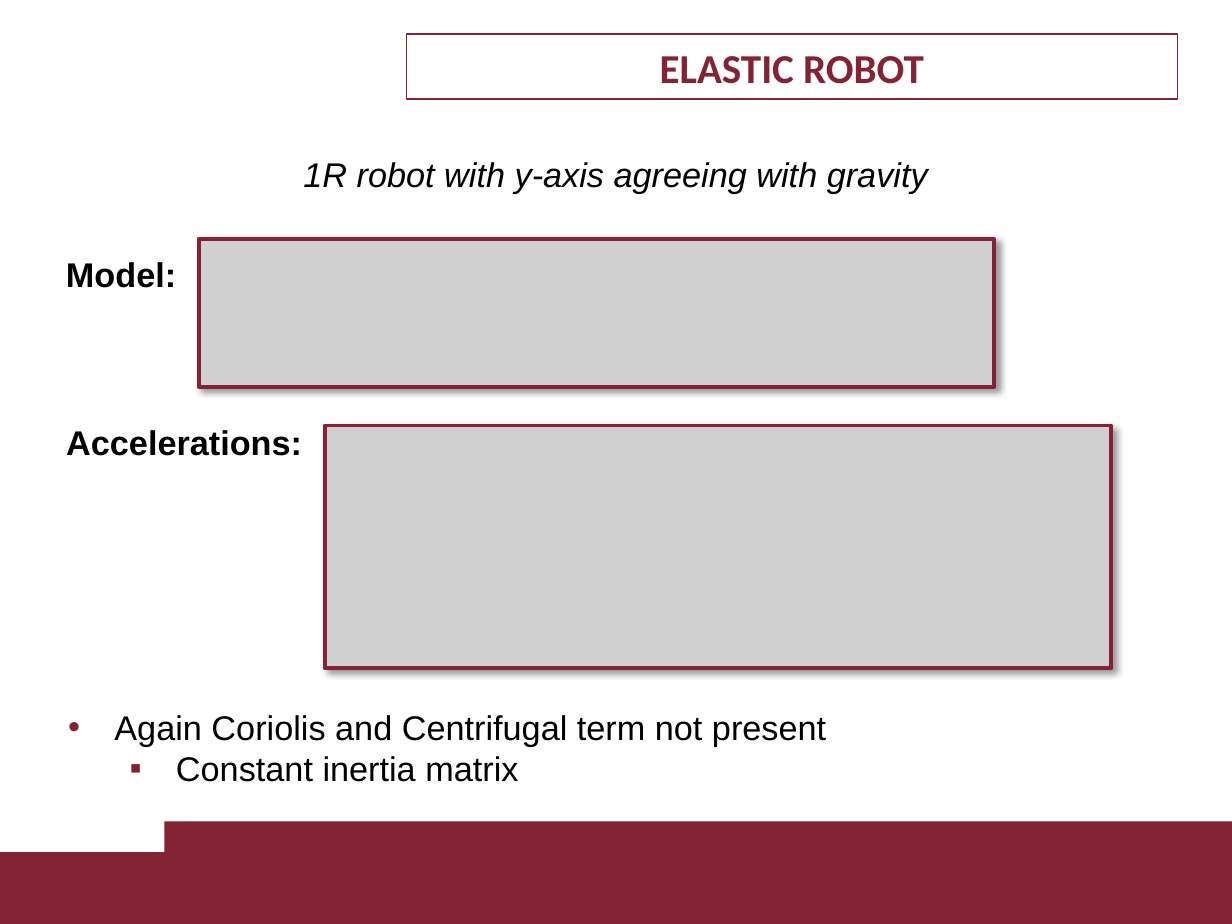
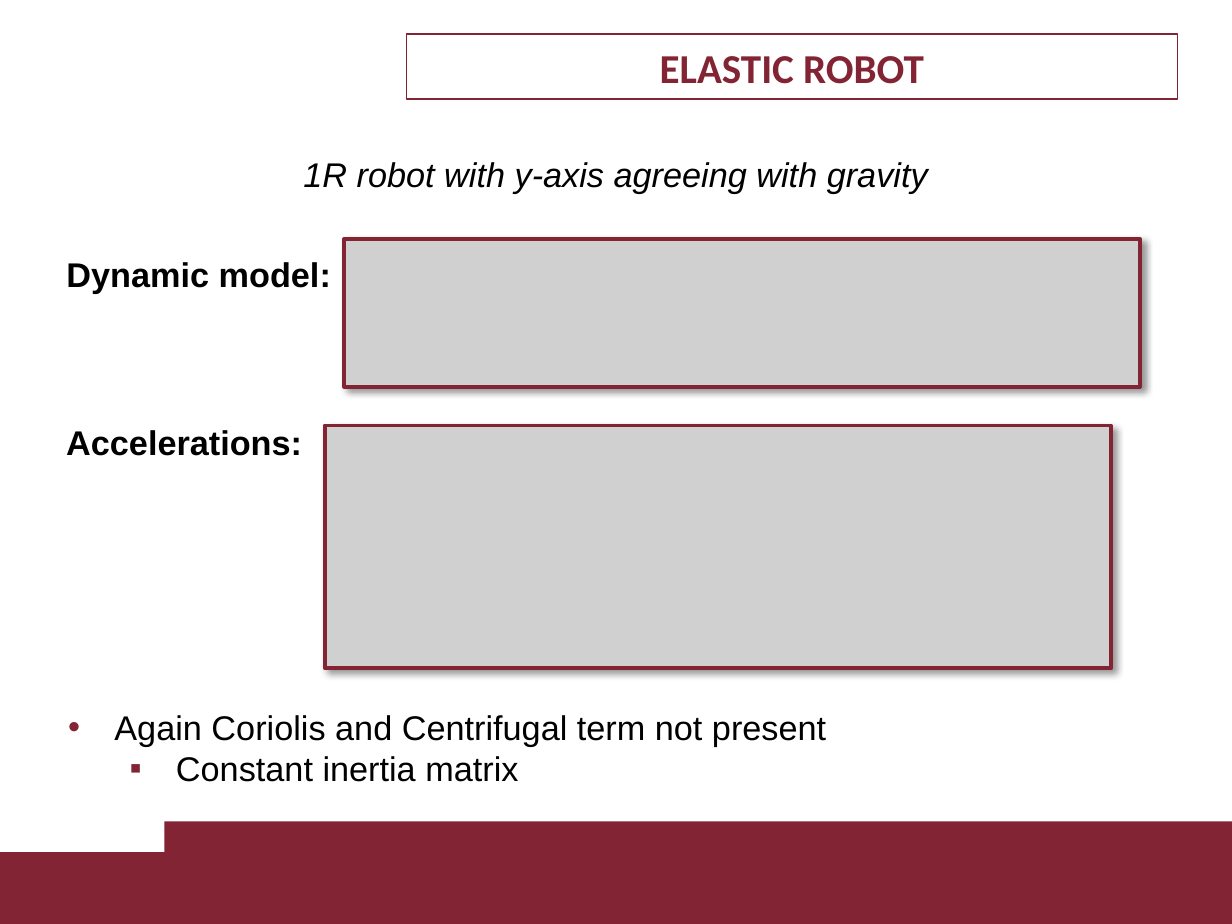
Before and after one commit to LorCir28/lagrangian_neural_network_with_PDcontroller_gravity_cancellation, a slide deck: slide 6 of presentation/1895955_1884561.pptx. Drawn at 1232x924 pixels with LibreOffice and Linux fonts; fonts in the diff are those of the drawing; grey boxes stand for pictures; background and template pictures are left out. Boxes give left, top, right and bottom in pixels: in the first picture for what was removed or moved away, otherwise in the second. Text is boxed around its words. In the diff, an @@ line names an element or a change of style, - is before the commit and + after.

```diff
--- a/presentation/1895955_1884561.pptx
+++ b/presentation/1895955_1884561.pptx
@@ picture: place and size @@
-picture at bbox=[198, 239, 994, 387]
+picture at bbox=[345, 239, 1141, 387]
@@ text at bbox=[66, 262, 331, 293]: text changed @@
-Model:
+Dynamic model:
```
Also in this commit, not shown: 10 other slides changed, 1 slide removed, 3 other files.
